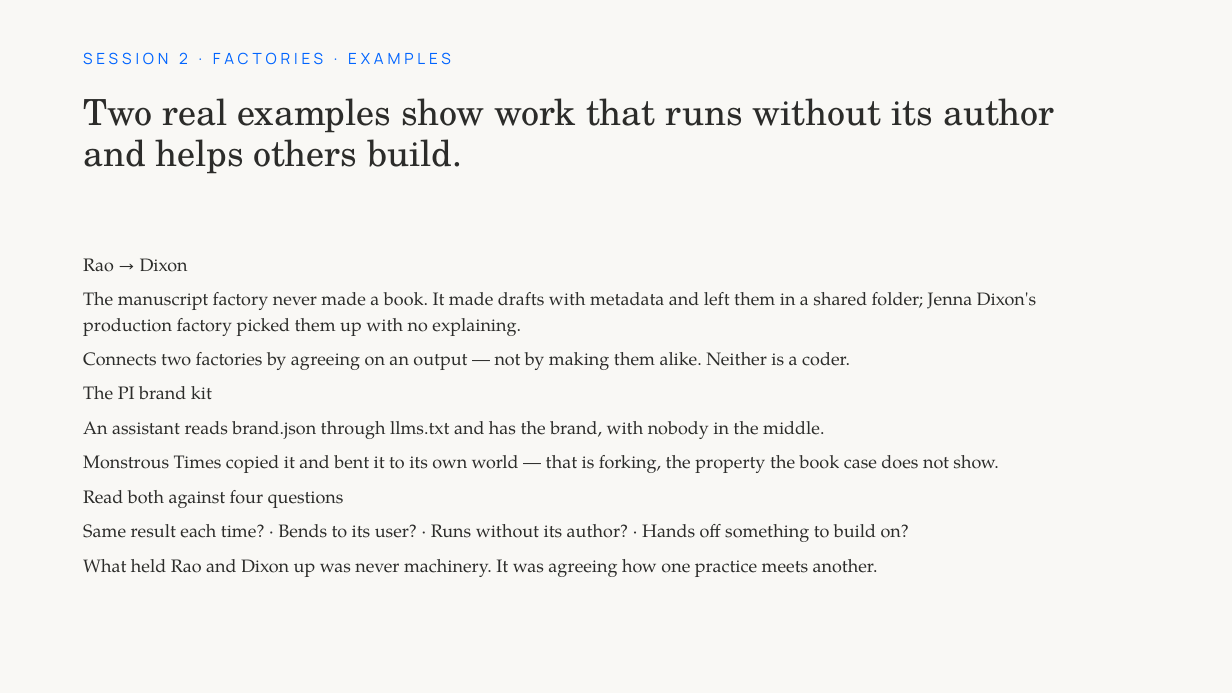
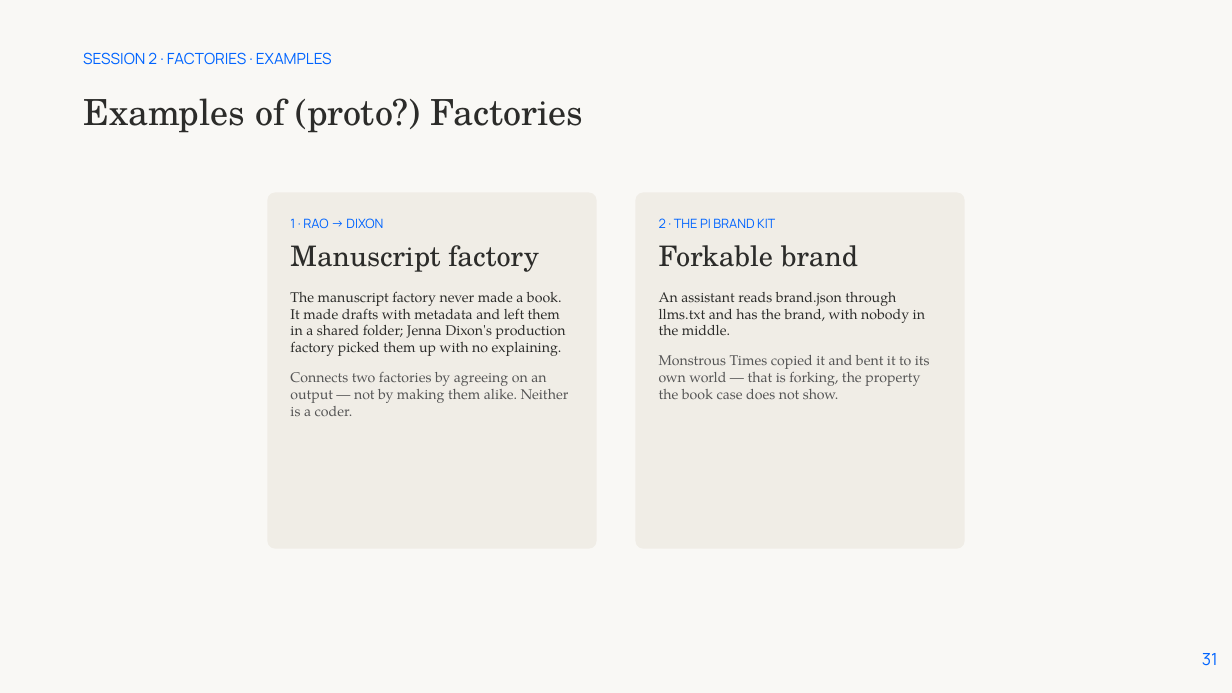
Before and after one commit to protocolvision/workshop-kitkraft, a slide deck: slide 31 of workshop-dev/slides/ai-kitcraft-slides-editable.pptx (slide 26 before the commit). Drawn at 1232x693 pixels with LibreOffice and Linux fonts; fonts in the diff are those of the drawing; background and template pictures are left out. Boxes give left, top, right and bottom in pixels: in the first picture for what was removed or moved away, otherwise in the second. Text is boxed around its words. In the diff, an @@ line names an element or a change of style, - is before the commit and + after.

```diff
--- a/workshop-dev/slides/ai-kitcraft-slides-editable.pptx
+++ b/workshop-dev/slides/ai-kitcraft-slides-editable.pptx
@@ text "SESSION 2 · FACTORIES · ..." at (x1=83, y1=52, x2=332, y2=65): letter spacing 3 to 0 pt; less space between paragraphs @@
@@ title at (x1=83, y1=98, x2=583, y2=133): text changed @@
-Two real examples show work that runs without its author and helps others build.
+Examples of (proto?) Factories
@@ rounded rectangle added at (x1=267, y1=192, x2=596, y2=548), fill #F0EDE6 @@
@@ rounded rectangle added at (x1=636, y1=192, x2=965, y2=548), fill #F0EDE6 @@
@@ text added at (x1=290, y1=218, x2=569, y2=416), 11 pt, text #2C2C2A @@
+1 · RAO → DIXON
+Manuscript factory
+The manuscript factory never made a book. It made drafts with metadata and left them in a shared folder; Jenna Dixon's production factory picked them up with no explaining.
+Connects two factories by agreeing on an output — not by making them alike. Neither is a coder.
@@ text added at (x1=659, y1=218, x2=930, y2=399), 11 pt, text #555555 @@
+2 · THE PI BRAND KIT
+Forkable brand
+An assistant reads brand.json through llms.txt and has the brand, with nobody in the middle.
+Monstrous Times copied it and bent it to its own world — that is forking, the property the book case does not show.
@@ text removed at (x1=83, y1=258, x2=1036, y2=577) @@
-Rao → Dixon
-The manuscript factory never made a book. It made drafts with metadata and left them in a shared folder; Jenna Dixon's production factory picked them up with no explaining.
-Connects two factories by agreeing on an output — not by making them alike. Neither is a coder.
-The PI brand kit
-An assistant reads brand.json through llms.txt and has the brand, with nobody in the middle.
-Monstrous Times copied it and bent it to its own world — that is forking, the property the book case does not show.
-Read both against four questions
-Same result each time? · Bends to its user? · Runs without its author? · Hands off something to build on?
-What held Rao and Dixon up was never machinery. It was agreeing how one practice meets another.
@@ page number added at (x1=1202, y1=653, x2=1218, y2=666), 13 pt, text #0064FF @@
+31
```
Also in this commit, not shown: 41 other slides changed, 14 slides added, 15 slides removed, 1 other file.
